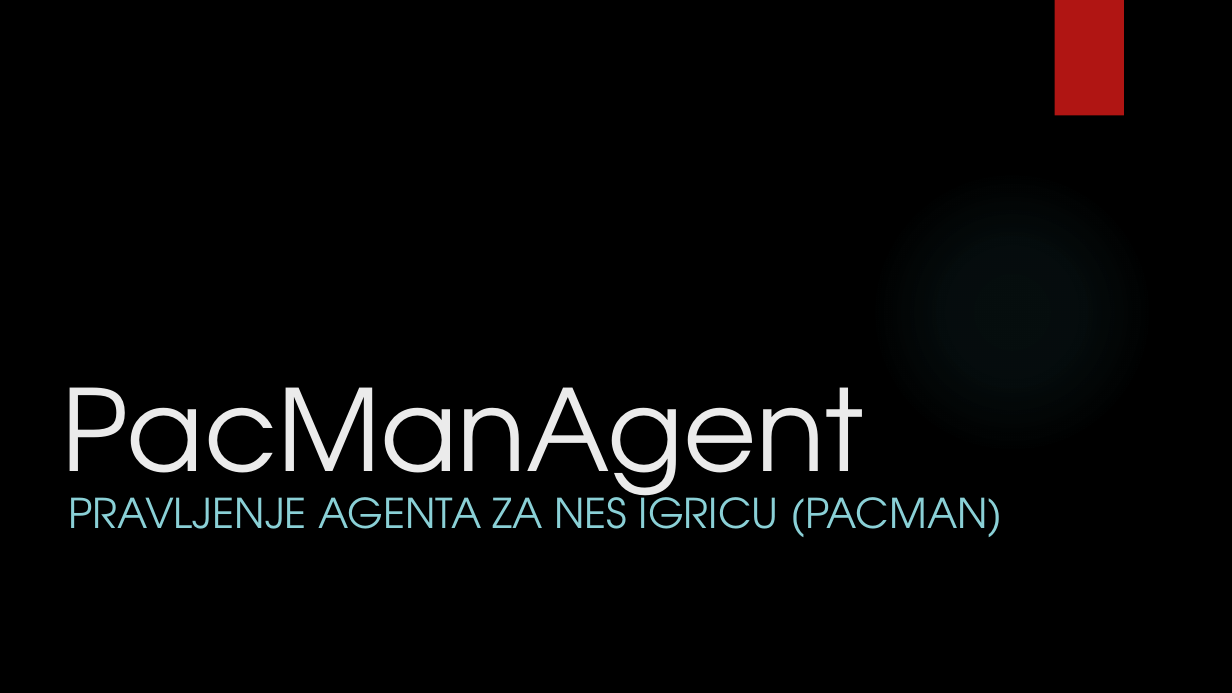
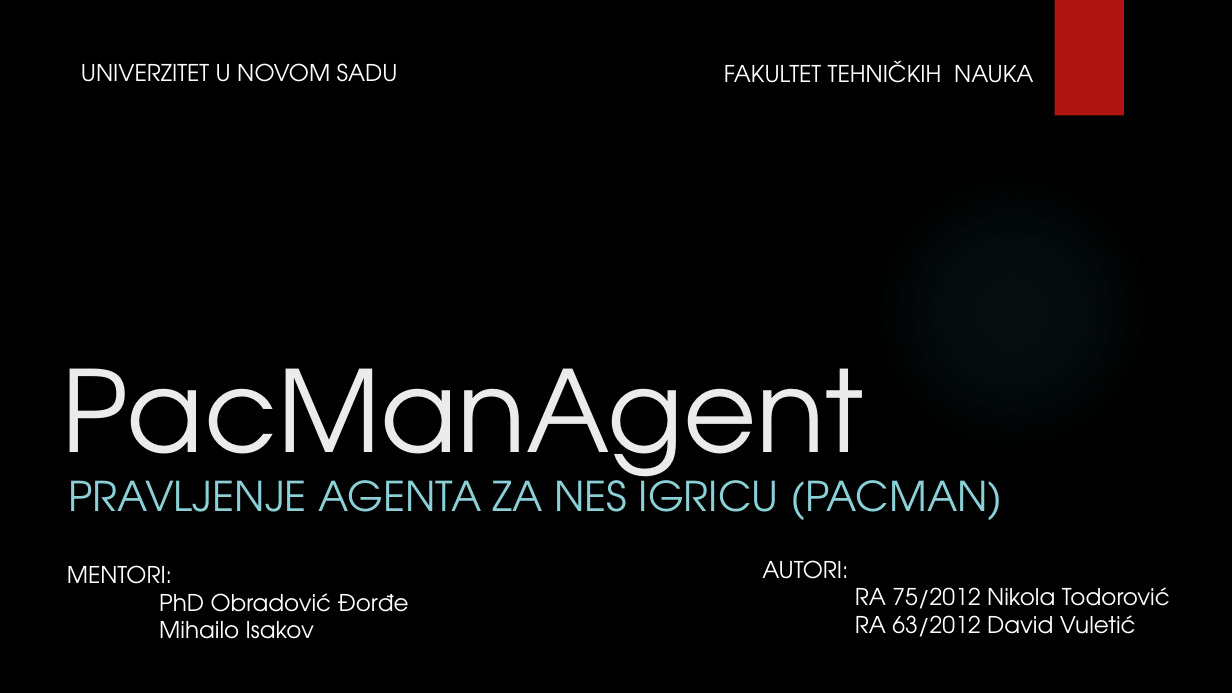
Before and after one commit to TodorovicNikola/PacManAgent, a slide deck: slide 1 of PacManAgent.pptx. Drawn at 1232x693 pixels with LibreOffice and Linux fonts; fonts in the diff are those of the drawing; background and template pictures are left out. Boxes give left, top, right and bottom in pixels: in the first picture for what was removed or moved away, otherwise in the second. Text is boxed around its words. In the diff, an @@ line names an element or a change of style, - is before the commit and + after.

```diff
--- a/PacManAgent.pptx
+++ b/PacManAgent.pptx
@@ text added at (81,63,398,82), 18 pt, text #FFFFFF @@
+UNIVERZITET U NOVOM SADU
@@ text added at (724,61,1033,83), 18 pt, text #FFFFFF @@
+FAKULTET TEHNIČKIH NAUKA
@@ title "PacManAgent": place and size @@
-title "PacManAgent" at (62,387,864,522)
+title "PacManAgent" at (62,368,864,503)
@@ subtitle "PRAVLJENJE AGENTA ZA NES IGRICU ...": place and size @@
-subtitle "PRAVLJENJE AGENTA ZA NES IGRICU ..." at (68,486,1003,537)
+subtitle "PRAVLJENJE AGENTA ZA NES IGRICU ..." at (68,469,1003,520)
@@ text added at (67,565,409,639), 18 pt, text #FFFFFF @@
+MENTORI:
+PhD Obradović Đorđe
+Mihailo Isakov
@@ text added at (762,560,1170,637), 18 pt, text #FFFFFF @@
+AUTORI:
+RA 75/2012 Nikola Todorović
+RA 63/2012 David Vuletić
```
Also in this commit, not shown: 1 other slide changed, 1 other file.
